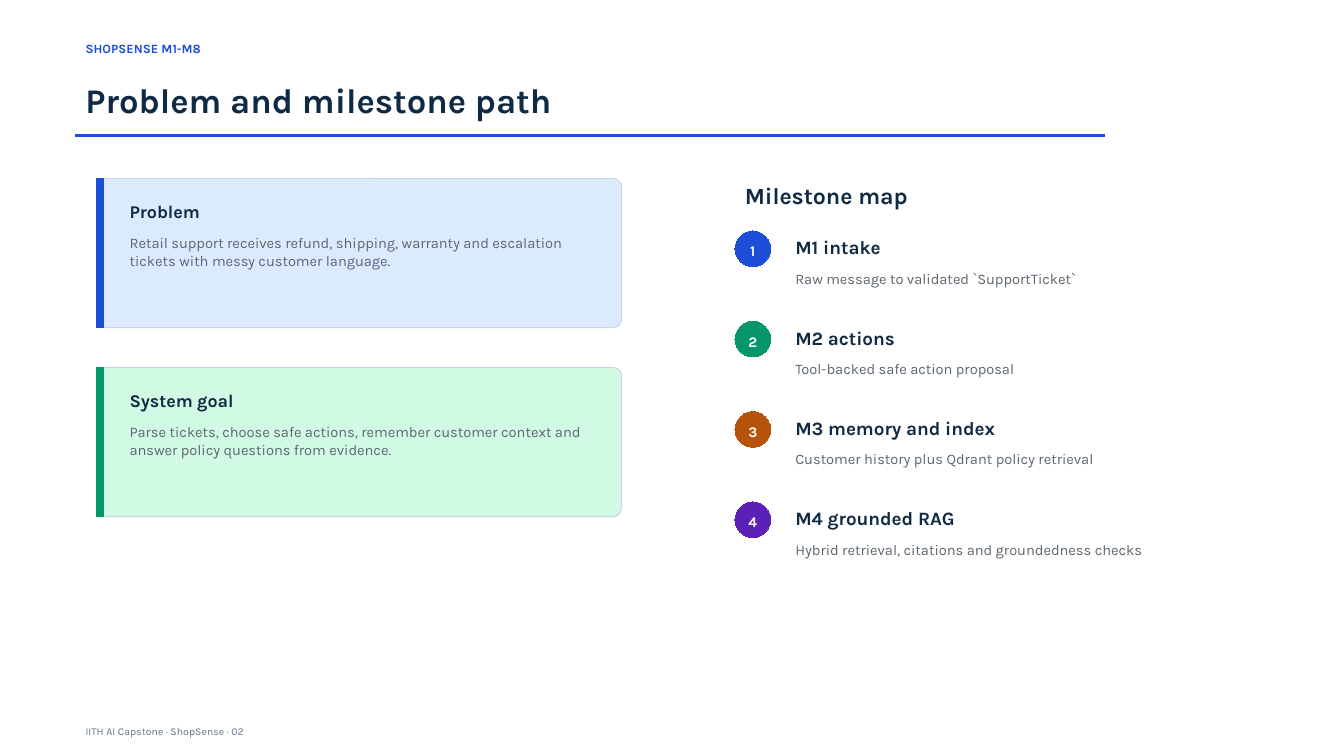
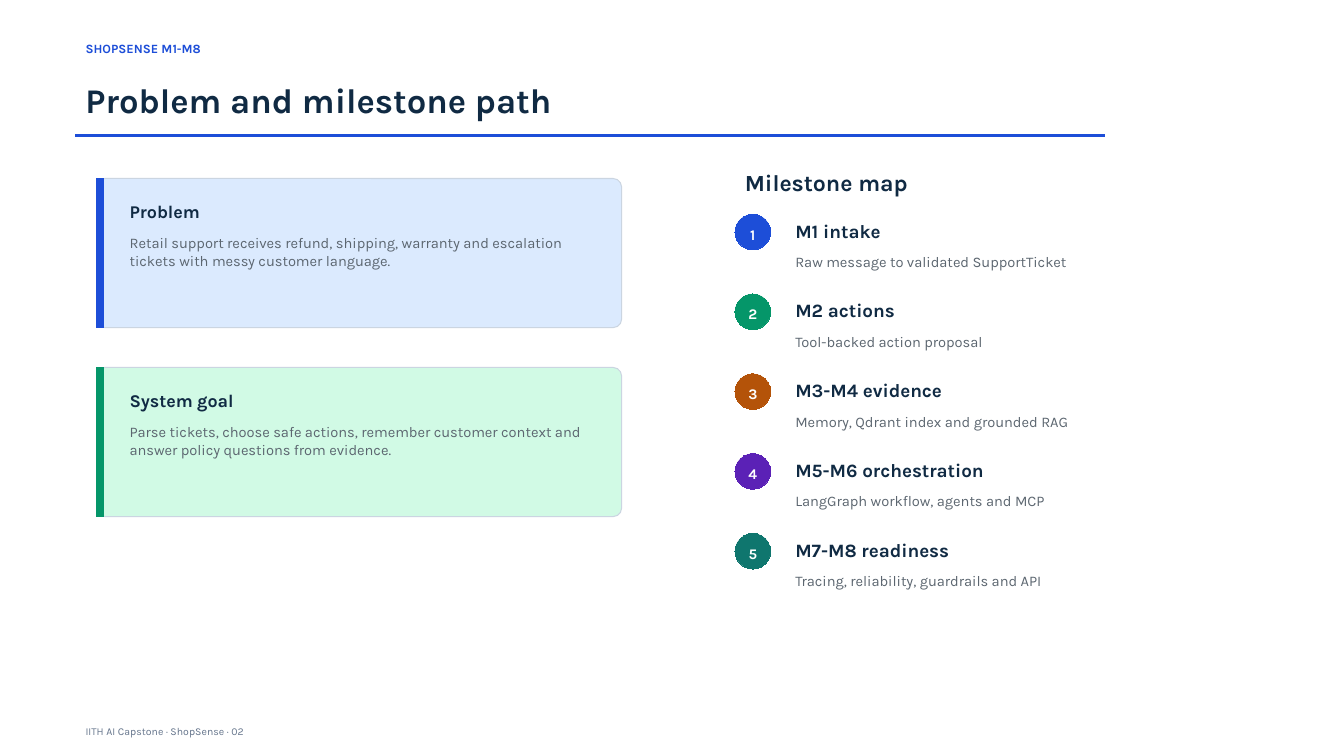
Before and after one commit to abhraj786/iith-ai-capstone-shopsense, a slide deck: slide 2 of docs/deck/iith-ai-capstone-shopsense.pptx. Drawn at 1344x756 pixels with LibreOffice and Linux fonts; fonts in the diff are those of the drawing. Boxes give left, top, right and bottom in pixels: in the first picture for what was removed or moved away, otherwise in the second. Text is boxed around its words. In the diff, an @@ line names an element or a change of style, - is before the commit and + after.

```diff
--- a/docs/deck/iith-ai-capstone-shopsense.pptx
+++ b/docs/deck/iith-ai-capstone-shopsense.pptx
@@ 3 texts, 1 ellipse moved together from (x1=735, y1=187, x2=907, y2=266) to (x1=735, y1=174, x2=907, y2=249) @@
@@ text at (x1=795, y1=257, x2=1067, y2=271): text changed @@
-Raw message to validated `SupportTicket`
+Raw message to validated SupportTicket
@@ 2 texts, 1 ellipse moved together from (x1=735, y1=322, x2=895, y2=357) to (x1=735, y1=294, x2=895, y2=330) @@
@@ text at (x1=795, y1=337, x2=982, y2=351): text changed @@
-Tool-backed safe action proposal
+Tool-backed action proposal
@@ text "3" moved from (x1=748, y1=427, x2=757, y2=437) to (x1=748, y1=389, x2=757, y2=399) @@
@@ ellipse moved from (x1=735, y1=411, x2=770, y2=447) to (x1=735, y1=374, x2=770, y2=409) @@
@@ text at (x1=795, y1=383, x2=942, y2=398): text changed @@
-M3 memory and index
+M3-M4 evidence
@@ text at (x1=795, y1=417, x2=1068, y2=431): text changed @@
-Customer history plus Qdrant policy retrieval
+Memory, Qdrant index and grounded RAG
@@ text "4" moved from (x1=748, y1=517, x2=757, y2=527) to (x1=748, y1=469, x2=757, y2=479) @@
@@ ellipse moved from (x1=735, y1=502, x2=770, y2=537) to (x1=735, y1=454, x2=770, y2=489) @@
@@ text at (x1=795, y1=463, x2=983, y2=478): text changed @@
-M4 grounded RAG
+M5-M6 orchestration
@@ text at (x1=795, y1=496, x2=1044, y2=510): text changed @@
-Hybrid retrieval, citations and groundedness checks
+LangGraph workflow, agents and MCP
@@ ellipse added at (x1=735, y1=533, x2=770, y2=569), fill #0F766E, outline #0F766E 0 pt @@
@@ text added at (x1=749, y1=549, x2=758, y2=559), 10.5 pt, text #FFFFFF, bold @@
+5
@@ text added at (x1=795, y1=543, x2=949, y2=558), 13.5 pt, text #102A43, bold @@
+M7-M8 readiness
@@ text added at (x1=795, y1=576, x2=1042, y2=590), 10.5 pt, text #5C6670 @@
+Tracing, reliability, guardrails and API
```
Also in this commit, not shown: 6 other slides changed, 2 slides added, 9 slides removed, 1 other file.
